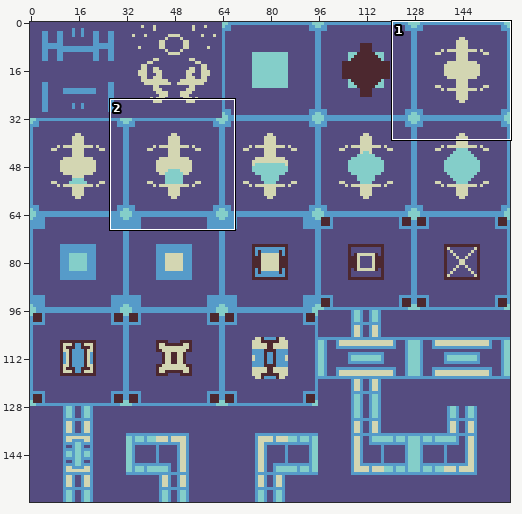
Two states of a sprite sheet, assets/tiles.png. The first picture is a wide view before the edit; the outline marks the close-up.
Close-up. Before:
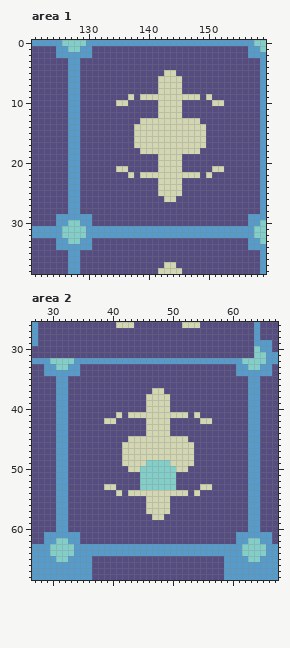
The file is 160x160 pixels. Shown: area 1: x 121..159, y 0..38; area 2: x 27..67, y 26..68.
The same view after the edit:
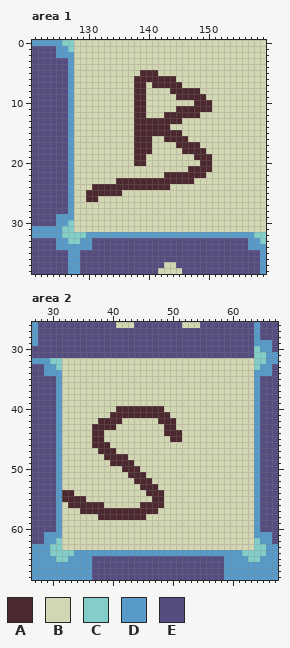
Palette (. is transparent): A #4c282f  B #d3d6b2  C #84cec9  D #569bc9  E #554c80
The edit:
Area 1:
y 0: x 128..159 CCDDDDDDDDDDDDDDDDDDDDDDDDDDDDCC -> BBBBBBBBBBBBBBBBBBBBBBBBBBBBBBBB
y 1: x 128..159 CDDEEEEEEEEEEEEEEEEEEEEEEEEEEDDC -> BBBBBBBBBBBBBBBBBBBBBBBBBBBBBBBB
y 2: x 128..159 DDDEEEEEEEEEEEEEEEEEEEEEEEEEEDDD -> BBBBBBBBBBBBBBBBBBBBBBBBBBBBBBBB
y 3..4: x 128..159 DEEEEEEEEEEEEEEEEEEEEEEEEEEEEEED -> BBBBBBBBBBBBBBBBBBBBBBBBBBBBBBBB
y 5: x 128..142 DEEEEEEEEEEEEEE -> BBBBBBBBBBBAAAB; x 145..159 EEEEEEEEEEEEEED -> BBBBBBBBBBBBBBB
y 6: x 128..144 DEEEEEEEEEEEEEBBB -> BBBBBBBBBBAAAAAAA; x 146..159 EEEEEEEEEEEEED -> BBBBBBBBBBBBBB
y 7: x 128..159 DEEEEEEEEEEEEEBBBBEEEEEEEEEEEEED -> BBBBBBBBBBAABAAAAABBBBBBBBBBBBBB
y 8: x 128..141 DEEEEEEEEEEEEE -> BBBBBBBBBBAABB; x 144..159 BBEEEEEEEEEEEEED -> AAAAABBBBBBBBBBB
y 9: x 128..136 DEEEEEEEE -> BBBBBBBBB; x 138..139 EB -> AA; x 145..149 BBBBE -> AAAAA; x 151..159 EEEEEEEED -> BBBBBBBBB
y 10: x 128..134 DEEEEEE -> BBBBBBB; x 137..141 EEEEE -> BAABB; x 146..150 EEEEE -> BBAAA; x 153..159 EEEEEED -> BBBBBBB
y 11: x 128..141 DEEEEEEEEEEEEE -> BBBBBBBBBBAABB; x 145..159 BEEEEEEEEEEEEED -> AAAAAABBBBBBBBB
y 12: x 128..141 DEEEEEEEEEEEEE -> BBBBBBBBBBAABB; x 143..159 BBBEEEEEEEEEEEEED -> AAAAAABBBBBBBBBBB
y 13: x 128..145 DEEEEEEEEEEBBBBBBB -> BBBBBBBBBBAAAAAAAA; x 149..159 EEEEEEEEEED -> BBBBBBBBBBB
y 14: x 128..143 DEEEEEEEEEBBBBBB -> BBBBBBBBBBAAAAAA; x 150..159 EEEEEEEEED -> BBBBBBBBBB
y 15: x 128..145 DEEEEEEEEEBBBBBBBB -> BBBBBBBBBBAAAAAAAA; x 150..159 EEEEEEEEED -> BBBBBBBBBB
y 16: x 128..140 DEEEEEEEEEBBB -> BBBBBBBBBBAAA; x 143..146 BBBB -> AAAA; x 150..159 EEEEEEEEED -> BBBBBBBBBB
y 17: x 128..140 DEEEEEEEEEBBB -> BBBBBBBBBBAAA; x 145..148 BBBB -> AAAA; x 150..159 EEEEEEEEED -> BBBBBBBBBB
y 18: x 128..140 DEEEEEEEEEEBB -> BBBBBBBBBBAAA; x 146..159 BBBEEEEEEEEEED -> AAAABBBBBBBBBB
y 19: x 128..141 DEEEEEEEEEEEEE -> BBBBBBBBBBAABB; x 146..159 EEEEEEEEEEEEED -> BBAAABBBBBBBBB
y 20: x 128..141 DEEEEEEEEEEEEE -> BBBBBBBBBBAABB; x 146..159 EEEEEEEEEEEEED -> BBBAABBBBBBBBB
y 21: x 128..134 DEEEEEE -> BBBBBBB; x 137..141 EEEEE -> BBBBB; x 146..150 EEEEE -> BAAAA; x 153..159 EEEEEED -> BBBBBBB
y 22: x 128..136 DEEEEEEEE -> BBBBBBBBB; x 138 E -> B; x 143..149 BBBBBBE -> AAAAAAA; x 151..159 EEEEEEEED -> BBBBBBBBB
y 23: x 128..159 DEEEEEEEEEEEEEBBBBEEEEEEEEEEEEED -> BBBBBBBAAAAAAAAAAAAABBBBBBBBBBBB
y 24: x 128..143 DEEEEEEEEEEEEEBB -> BBBAAAAAAAAAAAAA; x 146..159 EEEEEEEEEEEEED -> BBBBBBBBBBBBBB
y 25: x 128..141 DEEEEEEEEEEEEE -> BBAAAAAABBBBBB; x 146..159 EEEEEEEEEEEEED -> BBBBBBBBBBBBBB
y 26: x 128..142 DEEEEEEEEEEEEEE -> BBAABBBBBBBBBBB; x 145..159 EEEEEEEEEEEEEED -> BBBBBBBBBBBBBBB
y 27..28: x 128..159 DEEEEEEEEEEEEEEEEEEEEEEEEEEEEEED -> BBBBBBBBBBBBBBBBBBBBBBBBBBBBBBBB
y 29: x 128..159 DDDEEEEEEEEEEEEEEEEEEEEEEEEEEDDD -> BBBBBBBBBBBBBBBBBBBBBBBBBBBBBBBB
y 30: x 128..159 CDDEEEEEEEEEEEEEEEEEEEEEEEEEEDDC -> BBBBBBBBBBBBBBBBBBBBBBBBBBBBBBBB
y 31: x 128..159 CCDDDDDDDDDDDDDDDDDDDDDDDDDDDDCC -> BBBBBBBBBBBBBBBBBBBBBBBBBBBBBBBB
Area 2:
y 32: x 32..63 CCDDDDDDDDDDDDDDDDDDDDDDDDDDDDCC -> BBBBBBBBBBBBBBBBBBBBBBBBBBBBBBBB
y 33: x 32..63 CDDEEEEEEEEEEEEEEEEEEEEEEEEEEDDC -> BBBBBBBBBBBBBBBBBBBBBBBBBBBBBBBB
y 34: x 32..63 DDDEEEEEEEEEEEEEEEEEEEEEEEEEEDDD -> BBBBBBBBBBBBBBBBBBBBBBBBBBBBBBBB
y 35..36: x 32..63 DEEEEEEEEEEEEEEEEEEEEEEEEEEEEEED -> BBBBBBBBBBBBBBBBBBBBBBBBBBBBBBBB
y 37: x 32..46 DEEEEEEEEEEEEEE -> BBBBBBBBBBBBBBB; x 49..63 EEEEEEEEEEEEEED -> BBBBBBBBBBBBBBB
y 38..39: x 32..45 DEEEEEEEEEEEEE -> BBBBBBBBBBBBBB; x 50..63 EEEEEEEEEEEEED -> BBBBBBBBBBBBBB
y 40: x 32..48 DEEEEEEEEEEEEEBBB -> BBBBBBBBBAAAAAAAA; x 50..63 EEEEEEEEEEEEED -> BBBBBBBBBBBBBB
y 41: x 32..49 DEEEEEEEEBEBBBBBBB -> BBBBBBBBAAAAAAAAAA; x 53 E -> B; x 55..63 EEEEEEEED -> BBBBBBBBB
y 42: x 32..45 DEEEEEEBBEEEEE -> BBBBBBAAAABBBB; x 48..54 BBEEEEE -> AAABBBB; x 57..63 EEEEEED -> BBBBBBB
y 43: x 32..45 DEEEEEEEEEEEEE -> BBBBBAAAABBBBB; x 49..63 BEEEEEEEEEEEEED -> AABBBBBBBBBBBBB
y 44: x 32..45 DEEEEEEEEEEEEE -> BBBBBAABBBBBBB; x 49..63 BEEEEEEEEEEEEED -> AAABBBBBBBBBBBB
y 45: x 32..42 DEEEEEEEEEE -> BBBBBAABBBB; x 50..51 BB -> AA; x 53..63 EEEEEEEEEED -> BBBBBBBBBBB
y 46: x 32..41 DEEEEEEEEE -> BBBBBAAABB; x 54..63 EEEEEEEEED -> BBBBBBBBBB
y 47: x 32..41 DEEEEEEEEE -> BBBBBBAAAB; x 54..63 EEEEEEEEED -> BBBBBBBBBB
y 48: x 32..42 DEEEEEEEEEB -> BBBBBBBAAAA; x 54..63 EEEEEEEEED -> BBBBBBBBBB
y 49: x 32..43 DEEEEEEEEEBB -> BBBBBBBBAAAA; x 46..49 CCCC -> BBBB; x 54..63 EEEEEEEEED -> BBBBBBBBBB
y 50: x 32..50 DEEEEEEEEEEBBCCCCCC -> BBBBBBBBBBAAABBBBBB; x 53..63 EEEEEEEEEED -> BBBBBBBBBBB
y 51: x 32..63 DEEEEEEEEEEEECCCCCCEEEEEEEEEEEED -> BBBBBBBBBBBAAABBBBBBBBBBBBBBBBBB
y 52: x 32..63 DEEEEEEEEEEEECCCCCCEEEEEEEEEEEED -> BBBBBBBBBBBBAAABBBBBBBBBBBBBBBBB
y 53: x 32..38 DEEEEEE -> BBBBBBB; x 41..54 EEEECCCCCCEEEE -> BBBBAAABBBBBBB; x 57..63 EEEEEED -> BBBBBBB
y 54: x 32..40 DEEEEEEEE -> AABBBBBBB; x 42 E -> B; x 46..48 BBB -> AAA; x 53 E -> B; x 55..63 EEEEEEEED -> BBBBBBBBB
y 55: x 32..45 DEEEEEEEEEEEEE -> AAAABBBBBBBBBB; x 47..48 BB -> AA; x 50..63 EEEEEEEEEEEEED -> BBBBBBBBBBBBBB
y 56: x 32..48 DEEEEEEEEEEEEEBBB -> BAAAAAABBBBBBAAAA; x 50..63 EEEEEEEEEEEEED -> BBBBBBBBBBBBBB
y 57: x 32..47 DEEEEEEEEEEEEEBB -> BBBAAAAAAAAAAAAA; x 50..63 EEEEEEEEEEEEED -> BBBBBBBBBBBBBB
y 58: x 32..46 DEEEEEEEEEEEEEE -> BBBBBBAAAAAAAAB; x 49..63 EEEEEEEEEEEEEED -> BBBBBBBBBBBBBBB
y 59..60: x 32..63 DEEEEEEEEEEEEEEEEEEEEEEEEEEEEEED -> BBBBBBBBBBBBBBBBBBBBBBBBBBBBBBBB
y 61: x 32..63 DDDEEEEEEEEEEEEEEEEEEEEEEEEEEDDD -> BBBBBBBBBBBBBBBBBBBBBBBBBBBBBBBB
y 62: x 32..63 CDDEEEEEEEEEEEEEEEEEEEEEEEEEEDDC -> BBBBBBBBBBBBBBBBBBBBBBBBBBBBBBBB
y 63: x 32..63 CCDDDDDDDDDDDDDDDDDDDDDDDDDDDDCC -> BBBBBBBBBBBBBBBBBBBBBBBBBBBBBBBB
